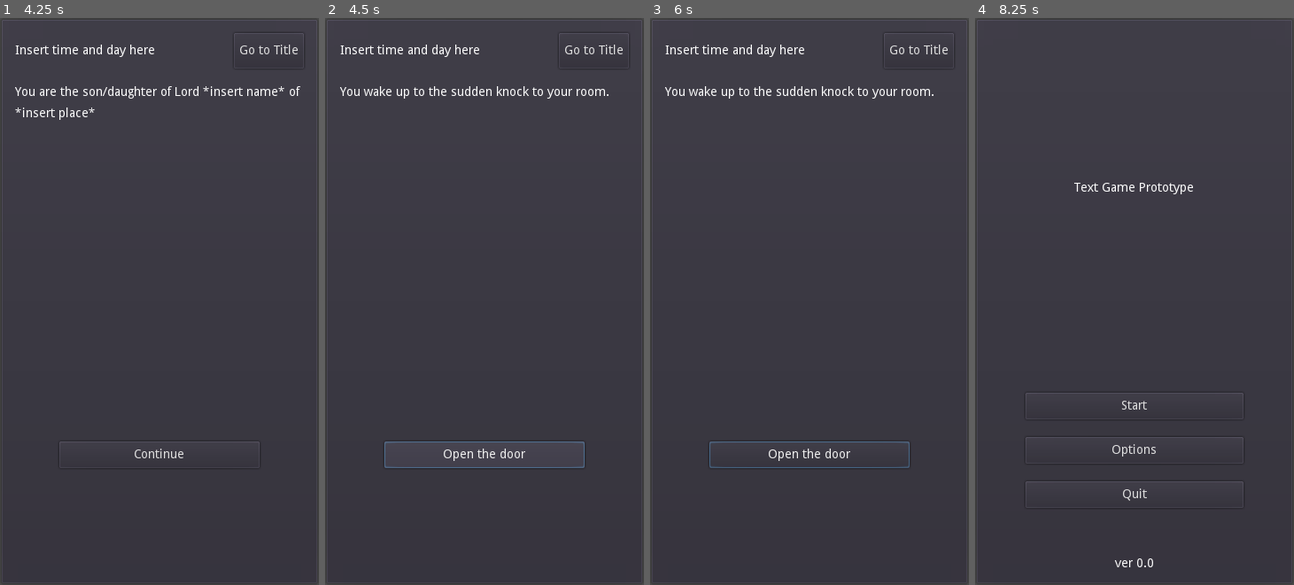
Above: before the commit, frames 1-4 (left to right).
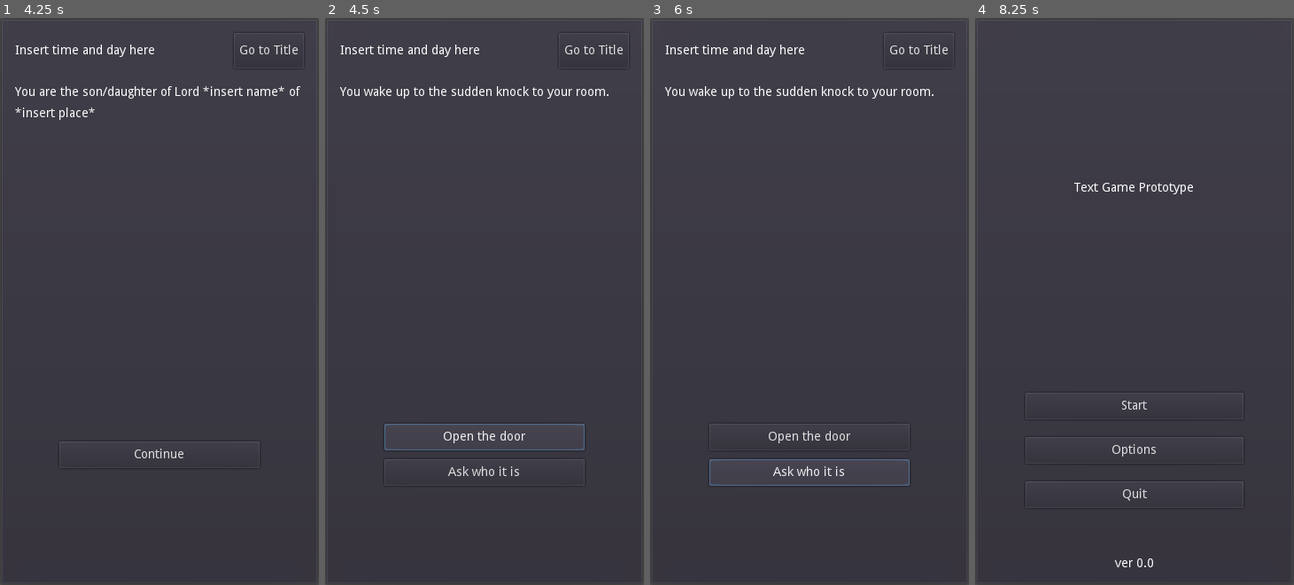
Above: after the commit, the same moments.

Repository: philipuriarte/A-Churchyard-of-Orphans
Game: Godot game, scene res://scenes/main.tscn
The game is run twice, just before and just after one commit, with the same random seed, the same clock (stepped at 60 frames per second) and the same inputs.
Inputs (mouse positions are in pixels of both pictures, inside the frame that each line leads up to):
- Up to frame 1 (4.25 s): click "Start" at 0.5 s; click "Go to Title" at 1.25 s; click "Start" at 2 s; click "Go to Title" at 2.75 s; click "Start" at 3.5 s
- Up to frame 2 (4.5 s): click "Continue" at 4.25 s
- Up to frame 3 (6 s): click "Open the door" at 5 s; click (809, 471) at 5.75 s, where only the run after the commit has a clickable "Ask who it is"
- Up to frame 4 (8.25 s): click "Open the door" at 6.5 s; click (1134, 471) at 7.25 s, where only the run after the commit has a clickable "Ask who it is"; click "Go to Title" at 8 s

Frame 1 is identical in both runs. In frame 2, 1.2% of the frame differs, in the area x 18-82%, y 71-81%; in frame 3, 1.2%; in frame 4, nothing differs.
Error before the commit: Invalid get index 'output' (on base: 'Dictionary'). (res://logic/game_screen_logic/content.gd:78)
Error after the commit: Invalid get index 'output' (on base: 'Dictionary'). (res://logic/game_screen_logic/content.gd:76)

Commit message:
Remove break in match statement

Diff:
--- a/logic/game_screen_logic/content.gd
+++ b/logic/game_screen_logic/content.gd
@@ -61,8 +61,6 @@
 				choice_4.text = content_dict[key]["choices"][choice]["text"]
 				choice_4.visible = true
 				continue
-			_:
-				break
 
 
 # Sets visibility and text of choice buttons, sets text of NarrativeText
